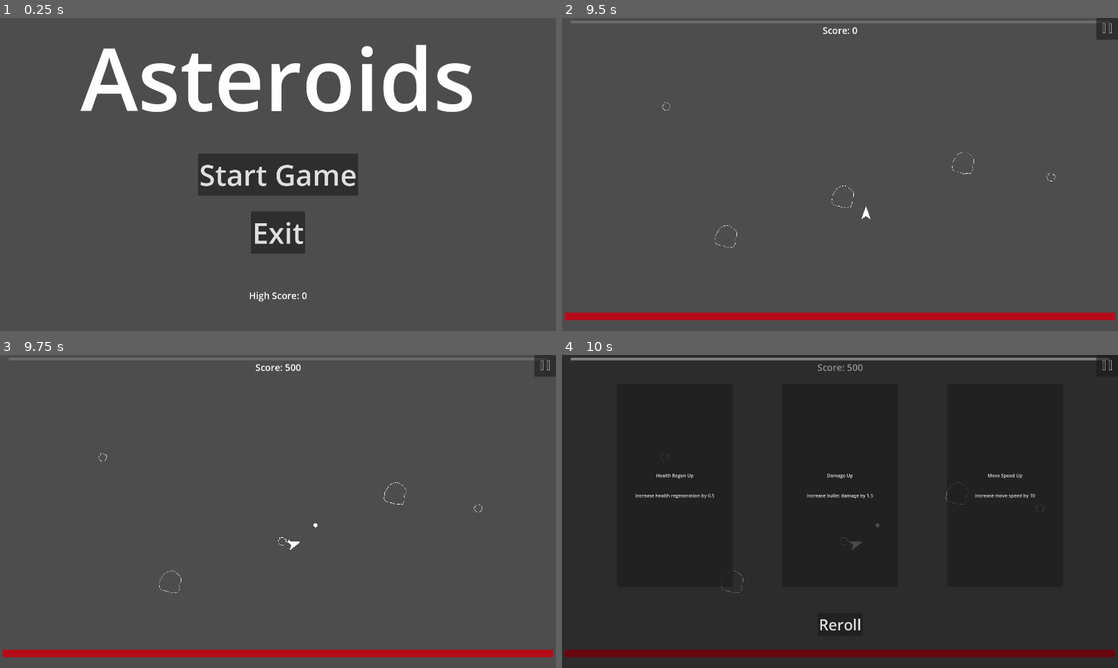
Above: before the commit, frames 1-4 (two rows, left to right).
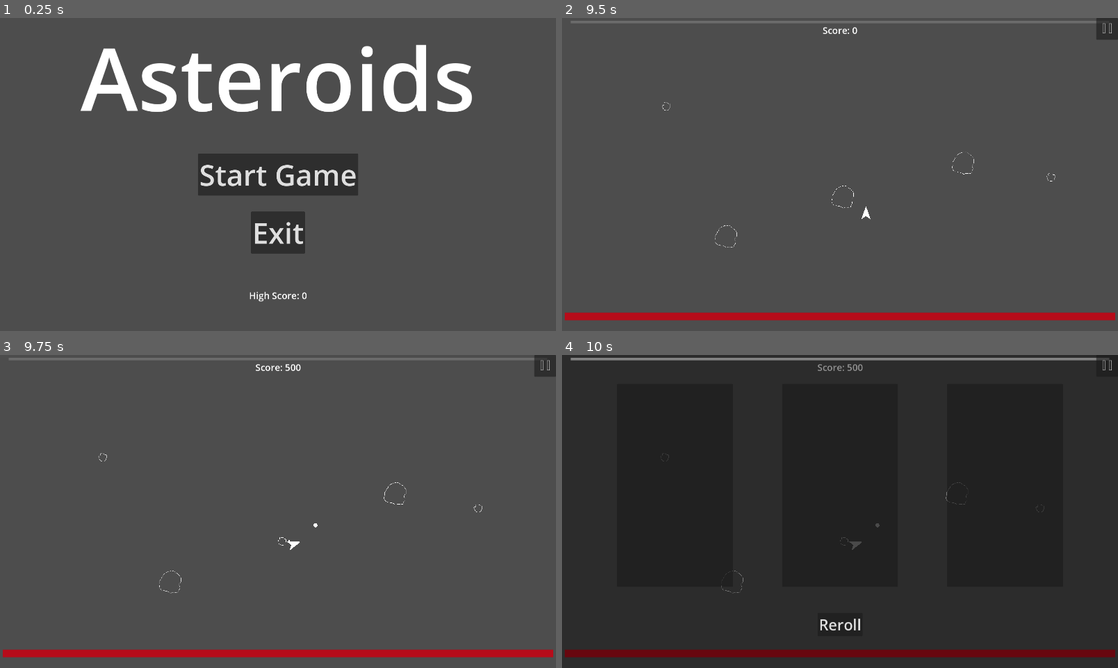
Above: after the commit, the same moments.

Repository: CoilSeb/AsteroidsPersonal
Game: Godot game, scene res://Scenes/Screens/Start Screen/StartScreen.tscn
Two runs of this game, one before a commit and one after it. Both use one fixed random seed, a clock stepped at 60 frames per second and the inputs below.
Inputs (mouse positions are in pixels of both pictures, inside the frame that each line leads up to):
- Up to frame 1 (0.25 s): no input
- Up to frame 2 (9.5 s): click "Start Game" at 0.5 s; click (1106, 27) at 1.25 s; click "Restart Game" at 2 s; tap Enter at 2.75 s; move the mouse to (812, 237) at 2.77 s; hold W (move_forward) 2.78-4.28 s; tap R (reroll) at 2.85, 3.8, 4.55, 5.1, 6.05, 6.6, 7.55, 8.3, 8.85 s; move the mouse to (1006, 221) at 3.52 s; click (1006, 221) at 3.6 s; move the mouse to (673, 127) at 4.27 s; hold Right mouse button (M2) 4.28-5.03 s; hold A (rotate_left) 4.28-5.78 s; move the mouse to (867, 174) at 5.02 s; move the mouse to (756, 96) at 5.77 s; hold S (move_backward) 5.78-6.53 s; hold Space (shoot) 5.78-6.53 s; move the mouse to (962, 158) at 6.52 s; hold D (rotate_right) 6.53-7.28 s; move the mouse to (728, 190) at 7.27 s; press the mouse at (728, 190) at 7.28 s; hold W (move_forward) 7.28-8.03 s; move the mouse to (895, 105) at 8.02 s; release the mouse at (895, 105) at 8.03 s; hold D (rotate_right) from 8.03 s (still down); right-click (895, 105) at 8.1 s; move the mouse to (812, 237) at 8.77 s
- Up to frame 3 (9.75 s): keep holding D (rotate_right); move the mouse to (444, 558) at 9.52 s; tap Space (shoot) at 9.6 s
- Up to frame 4 (10 s): keep holding D (rotate_right); tap R (reroll) at 9.8 s

Frames 1-3 are identical in both runs. In frame 4, 0.4% of the frame differs, in the area x 13-86%, y 38-46%.
Error after the commit: Invalid access to property or key 'collision_damage_up' on a base object of type 'Node (Global.gd)'. (res://Scenes/UI/UI.gd:246)

Commit message:
Refactor upgrades_dictionary in Global.gd

Diff:
--- a/Global Scripts/Global.gd
+++ b/Global Scripts/Global.gd
@@ -16,94 +16,101 @@
 var exp_threshold
 var exp_level
 
-var damage_up = {
+var upgrades_dictionary_duplicate
+var upgrades_dictionary = {
 	"damage_up1": false,
 	"damage_up2": false,
 	"damage_up3": false,
-}
 
-var attack_speed_up = {
 	"attack_speed_up1": false,
 	"attack_speed_up2": false,
 	"attack_speed_up3": false,
-}
 
-var collision_damage_up = {
 	"collision_damage_up1": false,
 	"collision_damage_up2": false,
 	"collision_damage_up3": false,
-}
 
-var health_up = {
 	"health_up1": false,
 	"health_up2": false,
 	"health_up3": false,
-}
 
-var health_regen_up = {
 	"health_regen_up1": false,
 	"health_regen_up2": false,
 	"health_regen_up3": false,
-}
 
-var move_speed_up = {
 	"move_speed_up1": false,
 	"move_speed_up2": false,
 	"move_speed_up3": false,
-}
 
-var counter_thrust_up = {
 	"counter_thrust_up1": false,
 	"counter_thrust_up2": false,
 	"counter_thrust_up3": false,
 }
-
+#var damage_up = {
+	#"damage_up1": false,
+	#"damage_up2": false,
+	#"damage_up3": false,
+#}
+#
+#var attack_speed_up = {
+	#"attack_speed_up1": false,
+	#"attack_speed_up2": false,
+	#"attack_speed_up3": false,
+#}
+#
+#var collision_damage_up = {
+	#"collision_damage_up1": false,
+	#"collision_damage_up2": false,
+	#"collision_damage_up3": false,
+#}
+#
+#var health_up = {
+	#"health_up1": false,
+	#"health_up2": false,
+	#"health_up3": false,
+#}
+#
+#var health_regen_up = {
+	#"health_regen_up1": false,
+	#"health_regen_up2": false,
+	#"health_regen_up3": false,
+#}
+#
+#var move_speed_up = {
+	#"move_speed_up1": false,
+	#"move_speed_up2": false,
+	#"move_speed_up3": false,
+#}
+#
+#var counter_thrust_up = {
+	#"counter_thrust_up1": false,
+	#"counter_thrust_up2": false,
+	#"counter_thrust_up3": false,
+#}
 
 func _ready():
 	Global.high_score = load_score()
+	upgrades_dictionary_duplicate = upgrades_dictionary.duplicate()
 
 
 func refresh():
 	health = 3000000
 	max_health = 3000000
 	health_regen = 0
+
 	move_speed = 0
 	counter_thrust = 0
+
 	damage = 100
 	attack_speed = 0.35
 	bullet_speed = 0
 	collision_damage = 100
+
 	exp = 0
 	exp_threshold = 1
 	exp_level = 0
 
-	damage_up["damage_up1"] = false
-	damage_up["damage_up2"] = false
-	damage_up["damage_up3"] = false
-
-	health_up["health_up1"] = false
-	health_up["health_up2"] = false
-	health_up["health_up3"] = false
-
-	collision_damage_up["collision_damage_up1"] = false
-	collision_damage_up["collision_damage_up2"] = false
-	collision_damage_up["collision_damage_up3"] = false
-
-	attack_speed_up["attack_speed_up1"] = false
-	attack_speed_up["attack_speed_up2"] = false
-	attack_speed_up["attack_speed_up3"] = false
-
-	health_regen_up["health_regen_up1"] = false
-	health_regen_up["health_regen_up2"] = false
-	health_regen_up["health_regen_up3"] = false
-
-	move_speed_up["move_speed_up1"] = false
-	move_speed_up["move_speed_up2"] = false
-	move_speed_up["move_speed_up3"] = false
-
-	counter_thrust_up["counter_thrust_up1"] = false
-	counter_thrust_up["counter_thrust_up2"] = false
-	counter_thrust_up["counter_thrust_up3"] = false
+	upgrades_dictionary = upgrades_dictionary_duplicate
 
 
 func save_score():
--- a/Scenes/UI/UI.gd
+++ b/Scenes/UI/UI.gd
@@ -194,7 +194,7 @@
 	get_damage_upgrade()
 	get_health_upgrade()
 	get_utility_upgrade()
-	level_up_timer.start(1)
+	level_up_timer.start()
 
 
 func get_damage_upgrade():
